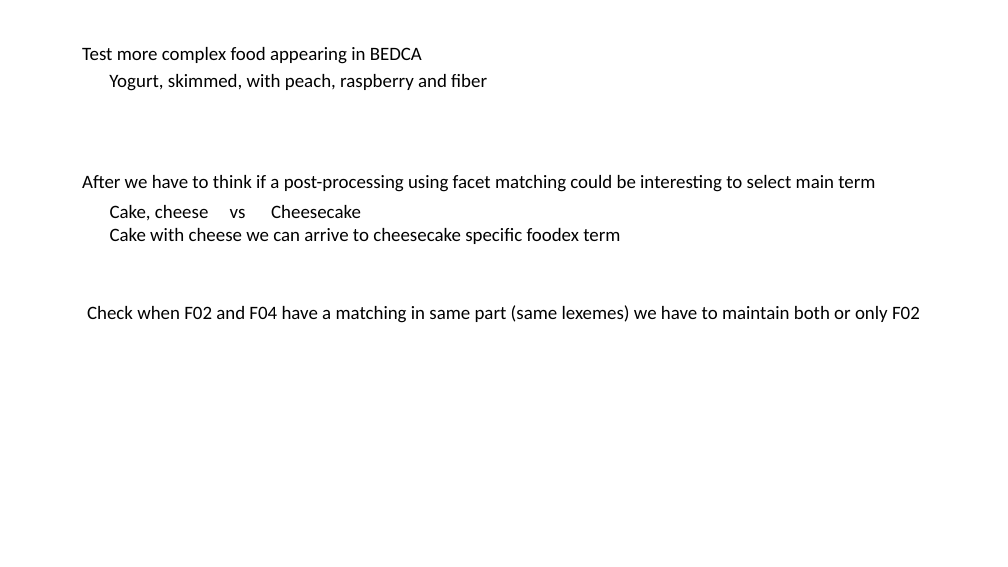
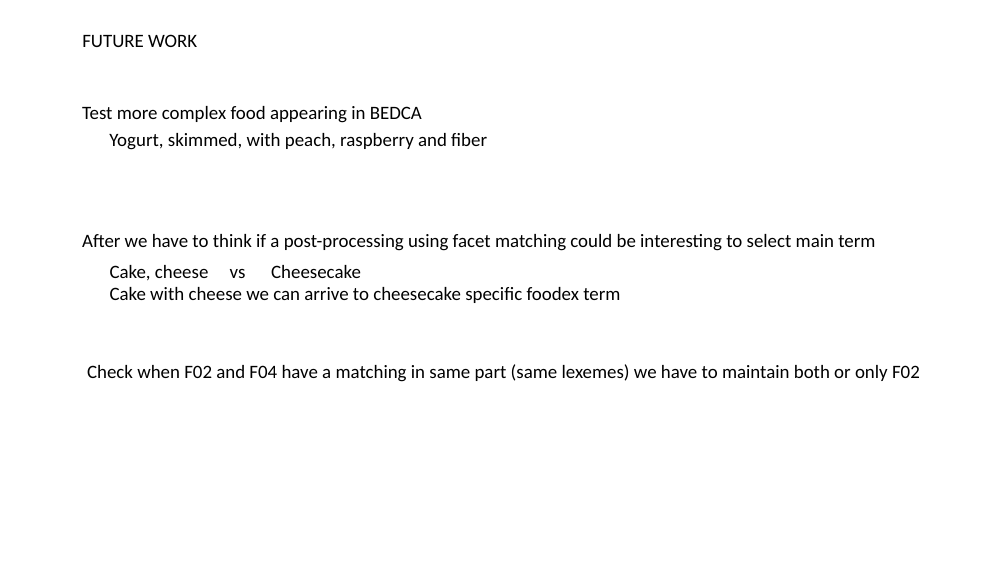
Before and after one commit to javieruhk/RecipeManager, a slide deck: slide 9 of datos/matcher_ideas.pptx. Drawn at 1008x567 pixels with LibreOffice and Linux fonts; fonts in the diff are those of the drawing. Boxes give left, top, right and bottom in pixels: in the first picture for what was removed or moved away, otherwise in the second. Text is boxed around its words. In the diff, an @@ line names an element or a change of style, - is before the commit and + after.

```diff
--- a/datos/matcher_ideas.pptx
+++ b/datos/matcher_ideas.pptx
@@ text added at (82,34,197,47), 18 pt, text #000000 @@
+FUTURE WORK
@@ 5 texts: place and size @@
-5 texts at (82,47,920,323)
+5 texts at (82,106,920,382)
```
Also in this commit, not shown: 1 other slide changed.
